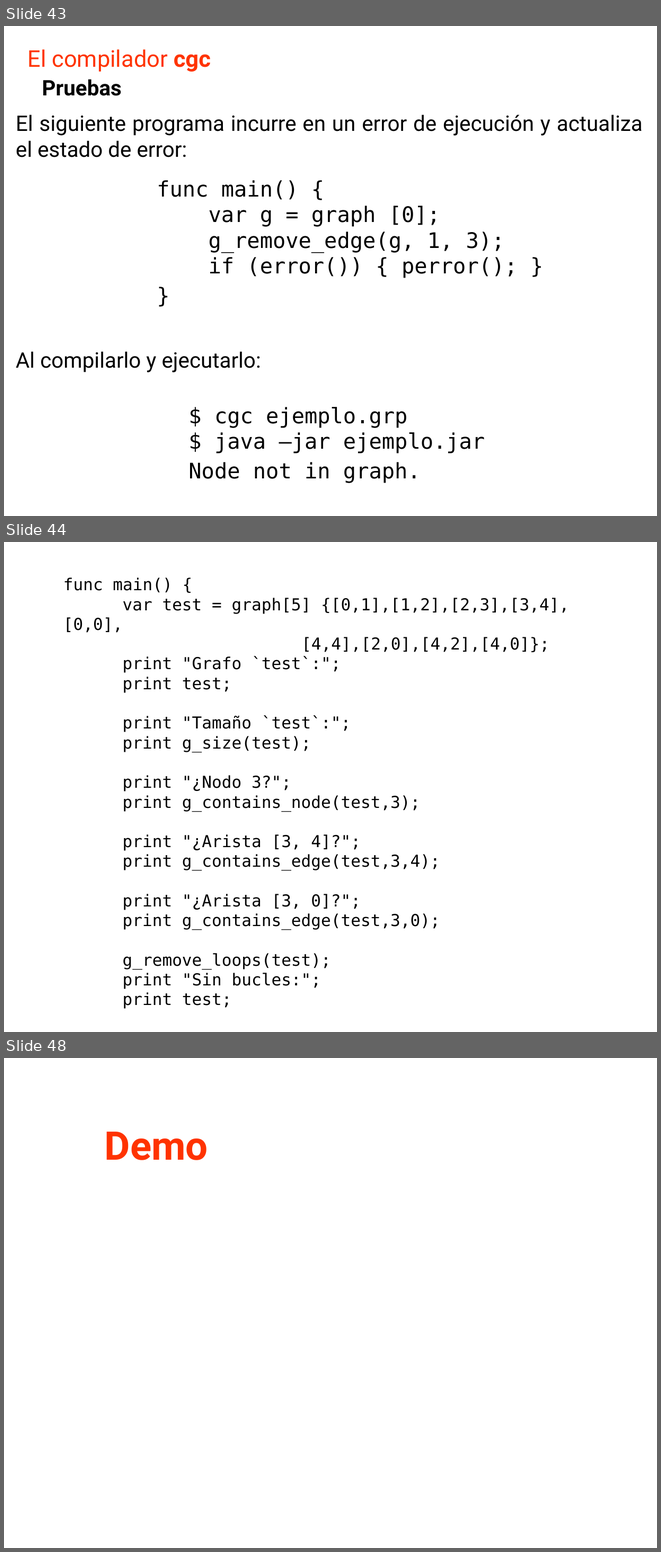
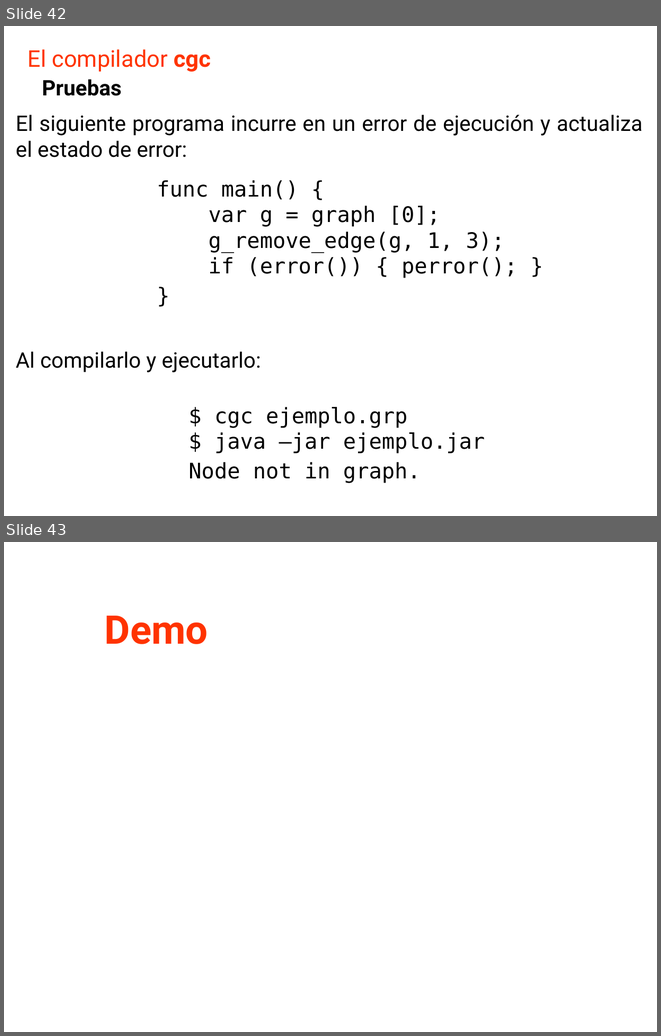
Before and after one commit to GAPM/cg, a slide deck: doc/CG.odp. Shown one above the other, each under a label of ours: slides 43, 44 and 48 before the commit, slides 42 and 43 after it; the slides between them are not shown. The pictures are 661x1552 and 661x1036 pixels, drawn with LibreOffice and Linux fonts; fonts in the diff are those of the drawing. Boxes give left, top, right and bottom in pixels: in the first picture for what was removed or moved away, otherwise in the second. Text is boxed around its words. In the diff, an @@ line names an element or a change of style, - is before the commit and + after.

```diff
--- a/doc/CG.odp
+++ b/doc/CG.odp
@@ slide 44 removed at box(4, 542, 657, 1032), background #FFFFFF @@
@@ text removed at box(63, 578, 569, 989) @@
-func main() {
-var test = graph[5] {[0,1],[1,2],[2,3],[3,4],[0,0],
-[4,4],[2,0],[4,2],[4,0]};
-print "Grafo `test`:";
-print test;
-print "Tamaño `test`:";
-print g_size(test);
-print "¿Nodo 3?";
-print g_contains_node(test,3);
-print "¿Arista [3, 4]?";
-print g_contains_edge(test,3,4);
-print "¿Arista [3, 0]?";
-print g_contains_edge(test,3,0);
-g_remove_loops(test);
-print "Sin bucles:";
-print test;
@@ what was slide 43 is now slide 42 @@
@@ what was slide 48 is now slide 43 @@
```
Also in this commit, not shown: 12 slides changed, 1 slide added, 5 other slides removed.
